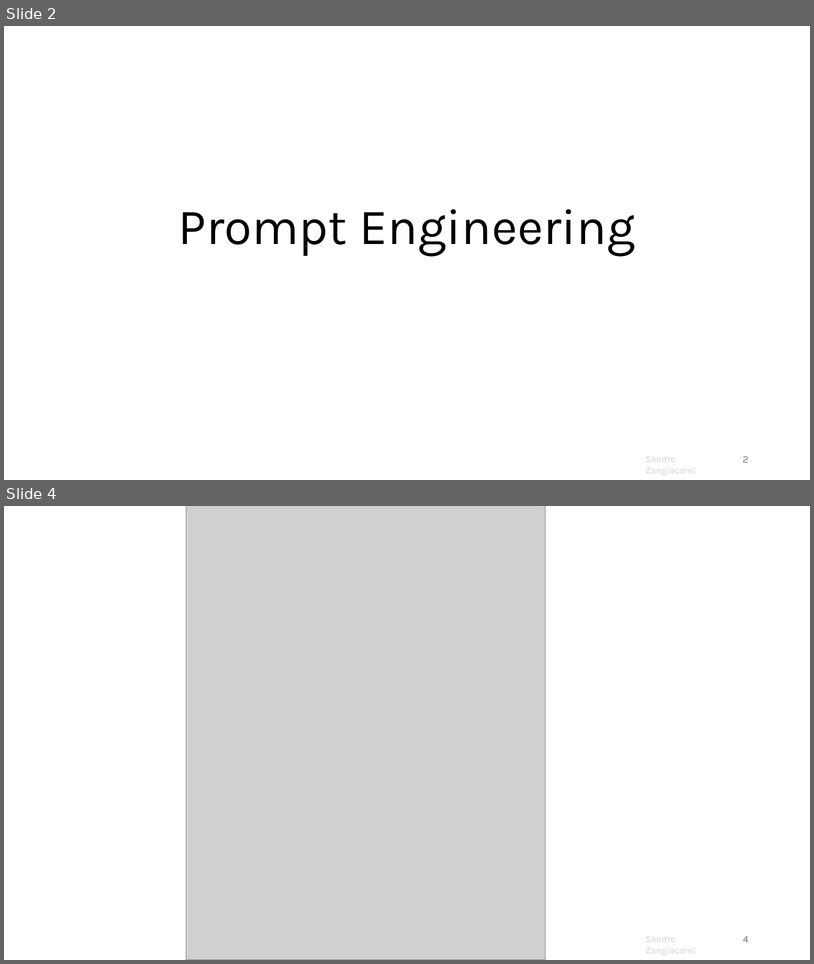
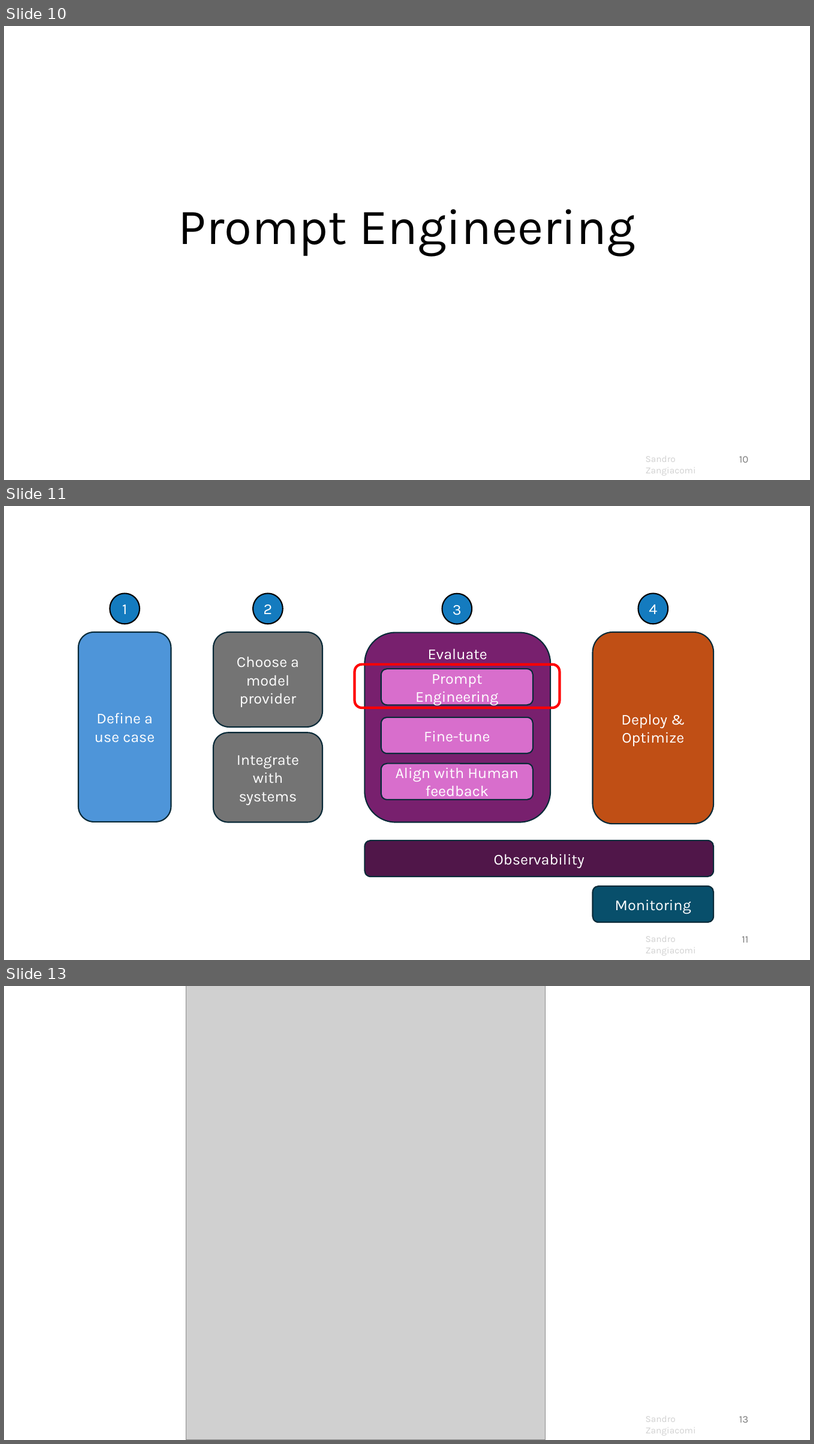
Before and after one commit to sandrozc/llm_learning_xp, a slide deck: genai_course.pptx. Shown one above the other, each under a label of ours: slides 2 and 4 before the commit, slides 10, 11 and 13 after it; the slides between them are not shown. The pictures are 814x964 and 814x1444 pixels, drawn with LibreOffice and Linux fonts; fonts in the diff are those of the drawing; grey boxes stand for pictures; background and template pictures are left out. Boxes give left, top, right and bottom in pixels: in the first picture for what was removed or moved away, otherwise in the second. Text is boxed around its words. In the diff, an @@ line names an element or a change of style, - is before the commit and + after.

```diff
--- a/genai_course.pptx
+++ b/genai_course.pptx
@@ slide 11 added at (4, 506, 810, 960), background #FFFFFF; not listed: 1 template element that a slide beside it also shows @@
@@ ellipse added at (110, 593, 140, 624), fill #147BBF, outline #000000 1.5 pt, 18 pt, text #FFFFFF @@
+1
@@ ellipse added at (253, 593, 283, 624), fill #147BBF, outline #000000 1.5 pt, 18 pt, text #FFFFFF @@
+2
@@ ellipse added at (443, 594, 472, 624), fill #147BBF, outline #000000 1.5 pt, 18 pt, text #FFFFFF @@
+3
@@ ellipse added at (639, 593, 668, 624), fill #147BBF, outline #000000 1.5 pt, 18 pt, text #FFFFFF @@
+4
@@ rounded rectangle added at (78, 632, 171, 821), fill #4E95D9, outline #092A39 1.5 pt, 18 pt, text #FFFFFF @@
+Define a use case
@@ rounded rectangle added at (213, 632, 323, 727), fill #747474, outline #092A39 1.5 pt, 18 pt, text #FFFFFF @@
+Choose a model provider
@@ rounded rectangle added at (365, 633, 551, 822), fill #78206E, outline #092A39 1.5 pt, 18 pt, text #FFFFFF @@
+Evaluate
@@ rounded rectangle added at (593, 632, 714, 823), fill #C04F15, outline #092A39 1.5 pt, 18 pt, text #FFFFFF @@
+Deploy & Optimize
@@ rounded rectangle added at (355, 664, 560, 708), outline #FF0000 3 pt @@
@@ rounded rectangle added at (381, 669, 533, 705), fill #D86ECC, outline #092A39 1.5 pt, 18 pt, text #FFFFFF @@
+Prompt Engineering
@@ rounded rectangle added at (381, 717, 533, 753), fill #D86ECC, outline #092A39 1.5 pt, 18 pt, text #FFFFFF @@
+Fine-tune
@@ rounded rectangle added at (213, 732, 323, 822), fill #747474, outline #092A39 1.5 pt, 18 pt, text #FFFFFF @@
+Integrate with systems
@@ rounded rectangle added at (381, 763, 533, 799), fill #D86ECC, outline #092A39 1.5 pt, 18 pt, text #FFFFFF @@
+Align with Human feedback
@@ rounded rectangle added at (365, 840, 714, 876), fill #501649, outline #092A39 1.5 pt, 18 pt, text #FFFFFF @@
+Observability
@@ rounded rectangle added at (593, 886, 714, 922), fill #084F6A, outline #092A39 1.5 pt, 18 pt, text #FFFFFF @@
+Monitoring
@@ page number added at (742, 936, 749, 942), 12 pt, text #797979 @@
+11
@@ what was slide 2 is now slide 10 @@
@@ page number at (740, 456, 749, 462): text changed @@
-2
+10
@@ what was slide 4 is now slide 13 @@
@@ page number at (740, 1416, 749, 1422): text changed @@
-4
+13
```
Also in this commit, not shown: 15 slides changed, 6 other slides added, 1 slide removed.
